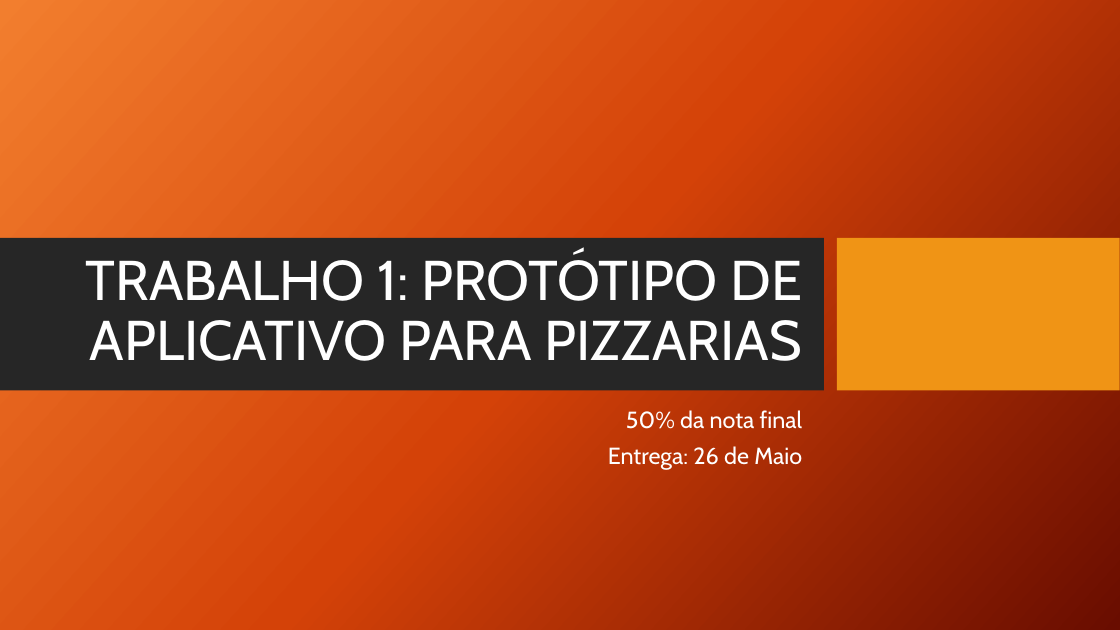
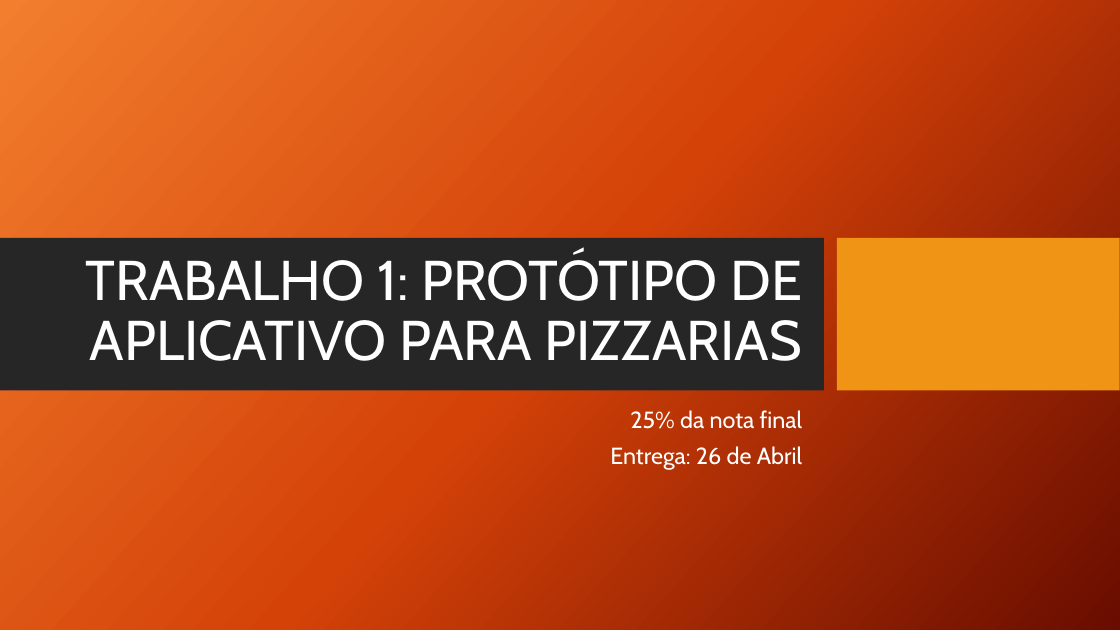
Before and after one commit to Huilson/UTFPR, a slide deck: slide 1 of Alunos/Interação Humana Computador/1 - Slides/Trabalho 1 - IHC.pptx. Drawn at 1120x630 pixels with LibreOffice and Linux fonts; fonts in the diff are those of the drawing; background and template pictures are left out. Boxes give left, top, right and bottom in pixels: in the first picture for what was removed or moved away, otherwise in the second. Text is boxed around its words. In the diff, an @@ line names an element or a change of style, - is before the commit and + after.

```diff
--- a/Alunos/Interação Humana Computador/1 - Slides/Trabalho 1 - IHC.pptx
+++ b/Alunos/Interação Humana Computador/1 - Slides/Trabalho 1 - IHC.pptx
@@ subtitle at [610,410,802,470]: text changed @@
-50% da nota final
-Entrega: 26 de Maio
+25% da nota final
+Entrega: 26 de Abril
```
Also in this commit, not shown: 4 other slides changed.
